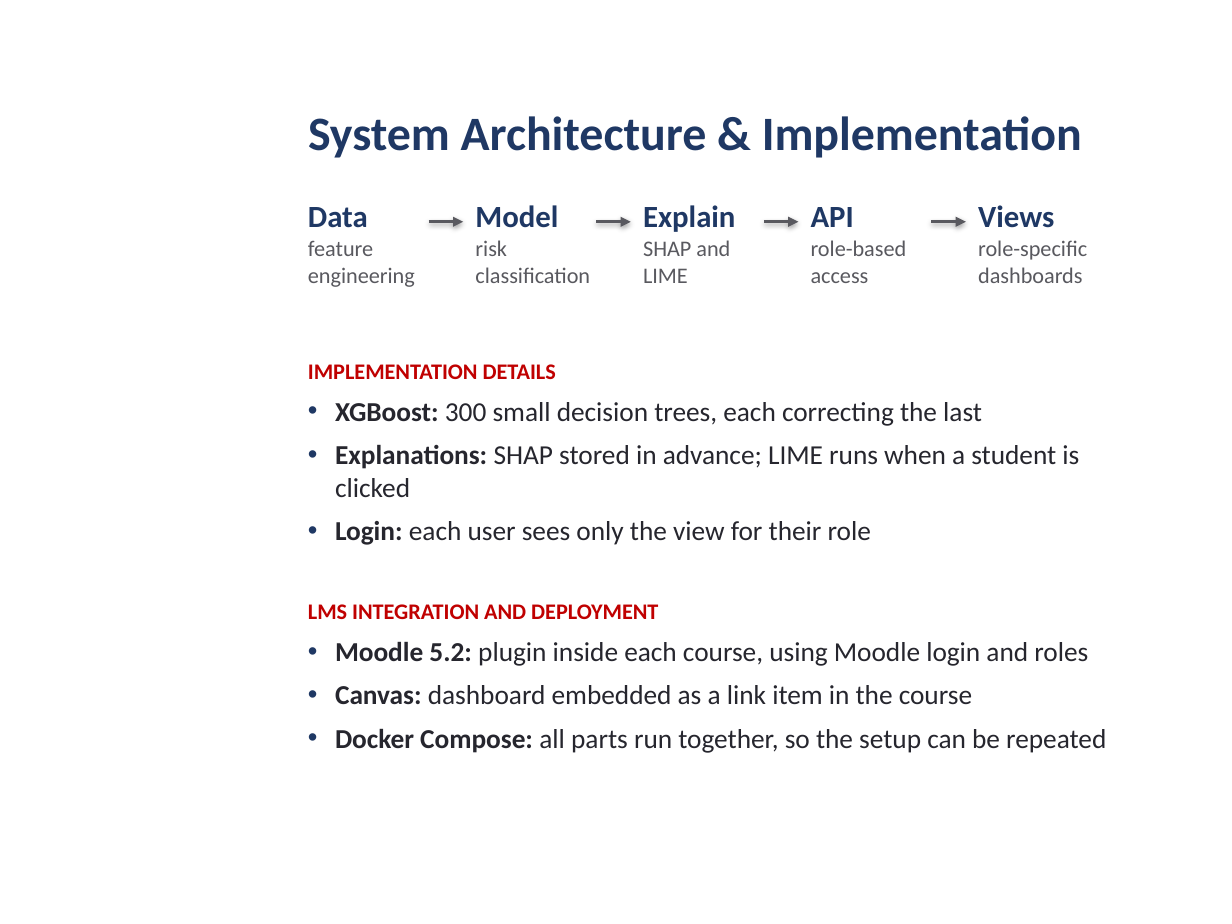
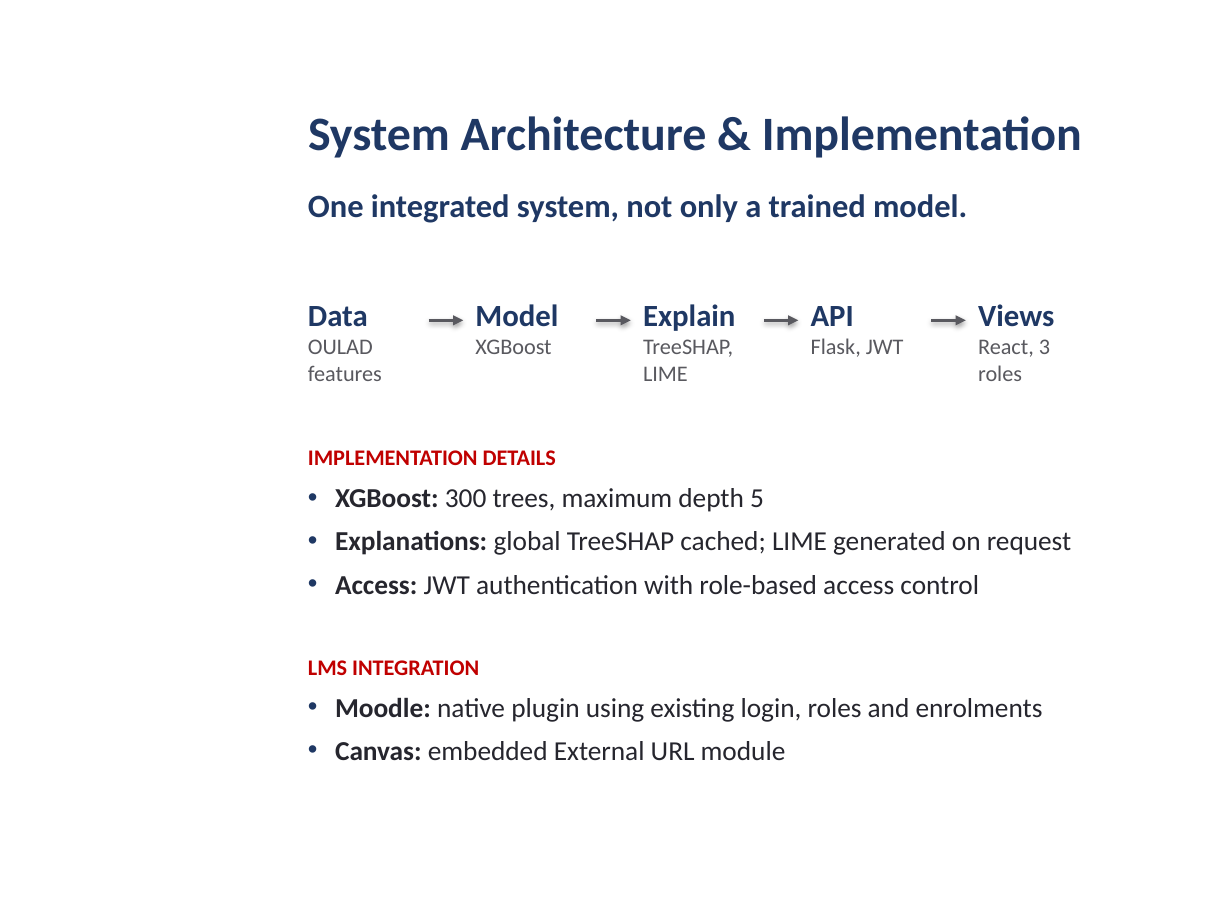
Before and after one commit to daniel-larry/python-run-result, a slide deck: slide 6 of Internal_Defense_Presentation.pptx. Drawn at 1232x924 pixels with LibreOffice and Linux fonts; fonts in the diff are those of the drawing; background and template pictures are left out. Boxes give left, top, right and bottom in pixels: in the first picture for what was removed or moved away, otherwise in the second. Text is boxed around its words. In the diff, an @@ line names an element or a change of style, - is before the commit and + after.

```diff
--- a/Internal_Defense_Presentation.pptx
+++ b/Internal_Defense_Presentation.pptx
@@ text removed at bbox=[308, 207, 415, 287] @@
-Data
-feature engineering
@@ text added at bbox=[308, 194, 967, 223], 19 pt, text #1F3864, bold @@
+One integrated system, not only a trained model.
@@ text removed at bbox=[811, 207, 907, 283] @@
-API
-role-based access
@@ text removed at bbox=[978, 205, 1087, 283] @@
-Views
-role-specific dashboards
@@ 4 arrows, 2 texts: place and size @@
-4 arrows, 2 texts at bbox=[429, 205, 966, 283]
+4 arrows, 2 texts at bbox=[429, 304, 966, 381]
@@ text added at bbox=[308, 306, 382, 381], 13 pt, text #59595F @@
+Data
+OULAD features
@@ text added at bbox=[811, 306, 904, 357], 13 pt, text #59595F @@
+API
+Flask, JWT
@@ text added at bbox=[978, 304, 1054, 381], 13 pt, text #59595F @@
+Views
+React, 3 roles
@@ text at bbox=[475, 339, 551, 354]: text changed @@
-risk classification
+XGBoost
@@ text at bbox=[643, 339, 733, 381]: text changed @@
-SHAP and LIME
+TreeSHAP, LIME
@@ text removed at bbox=[308, 364, 1079, 545] @@
-IMPLEMENTATION DETAILS
-• XGBoost: 300 small decision trees, each correcting the last
-• Explanations: SHAP stored in advance; LIME runs when a student is clicked
-• Login: each user sees only the view for their role
@@ text at bbox=[308, 450, 1071, 594]: text changed @@
-LMS INTEGRATION AND DEPLOYMENT
-• Moodle 5.2: plugin inside each course, using Moodle login and roles
-• Canvas: dashboard embedded as a link item in the course
-• Docker Compose: all parts run together, so the setup can be repeated
+IMPLEMENTATION DETAILS
+• XGBoost: 300 trees, maximum depth 5
+• Explanations: global TreeSHAP cached; LIME generated on request
+• Access: JWT authentication with role-based access control
@@ text added at bbox=[308, 660, 1043, 760], 16 pt, text #26262E @@
+LMS INTEGRATION
+• Moodle: native plugin using existing login, roles and enrolments
+• Canvas: embedded External URL module
```
Also in this commit, not shown: 10 other slides changed.
